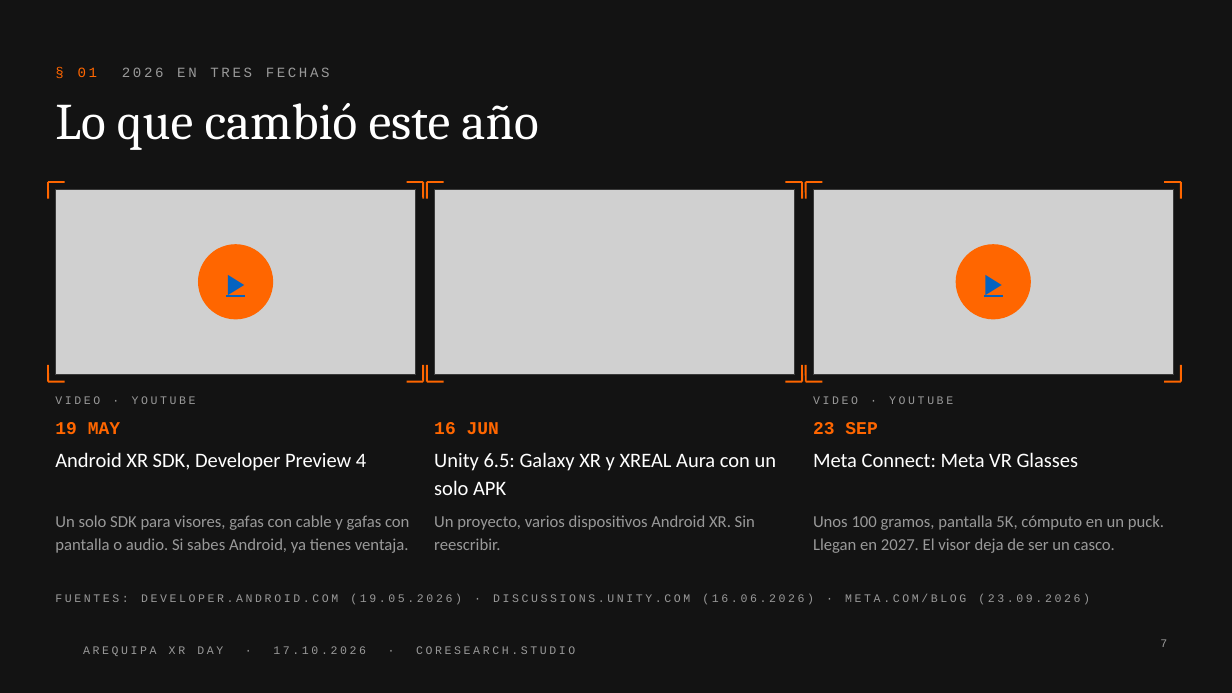
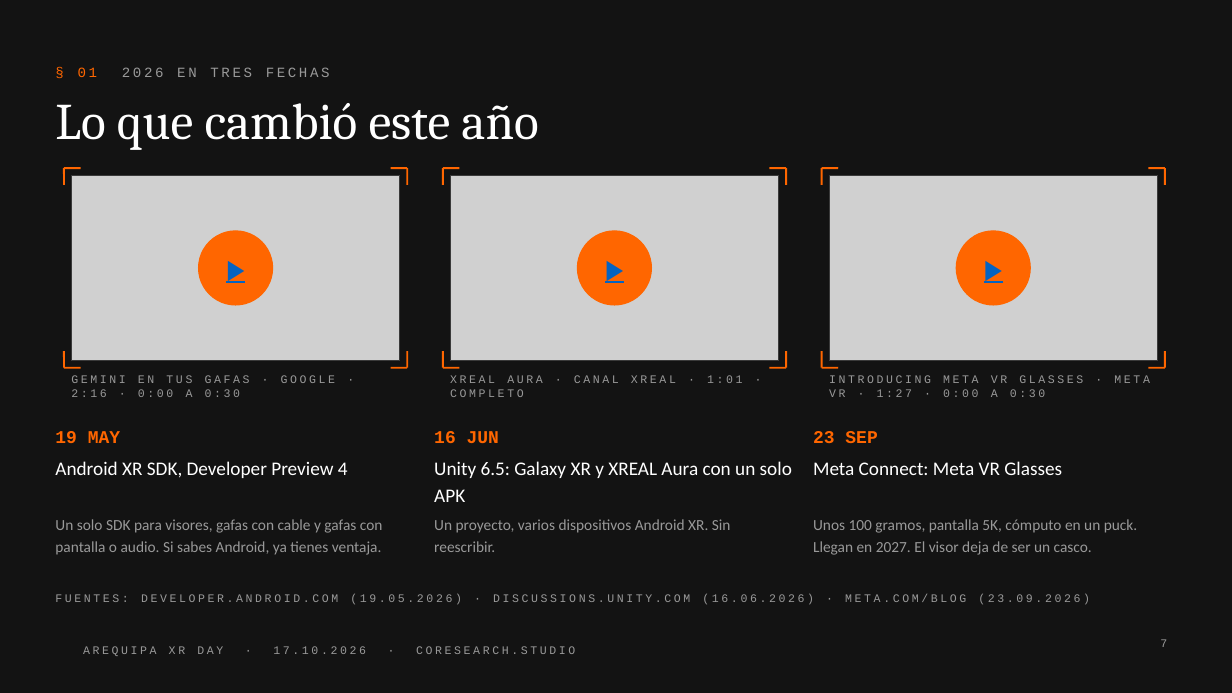
Before and after one commit to Me7aBen/gdg-codelabs, a slide deck: slide 7 of unity-seis-industrias.pptx. Drawn at 1232x693 pixels with LibreOffice and Linux fonts; fonts in the diff are those of the drawing; grey boxes stand for pictures; background and template pictures are left out. Boxes give left, top, right and bottom in pixels: in the first picture for what was removed or moved away, otherwise in the second. Text is boxed around its words. In the diff, an @@ line names an element or a change of style, - is before the commit and + after.

Commit message:
charla: clips cortos oficiales, lámina de Android XR, fotos en proporción y QR de LinkedIn y Coresearch

```diff
--- a/unity-seis-industrias.pptx
+++ b/unity-seis-industrias.pptx
@@ rectangle: place and size @@
-rectangle at box(55, 189, 416, 374)
+rectangle at box(71, 176, 400, 360)
@@ picture: place and size @@
-picture at box(55, 189, 416, 374)
+picture at box(71, 176, 400, 360)
@@ rectangle: place and size @@
-rectangle at box(434, 189, 795, 374)
+rectangle at box(450, 176, 779, 360)
@@ picture: place and size @@
-picture at box(434, 189, 795, 374)
+picture at box(450, 176, 779, 360)
@@ rectangle: place and size @@
-rectangle at box(813, 189, 1174, 374)
+rectangle at box(829, 176, 1158, 360)
@@ picture: place and size @@
-picture at box(813, 189, 1174, 374)
+picture at box(829, 176, 1158, 360)
@@ ellipse added at box(578, 231, 652, 305), fill #FF6600, outline #FF6600 1 pt @@
@@ text added at box(578, 231, 652, 305), 22 pt, text #0563C1, underline @@
+▶
@@ 2 ellipses, 2 texts: place and size @@
-2 ellipses, 2 texts at box(199, 245, 1031, 319)
+2 ellipses, 2 texts at box(199, 231, 1031, 305)
@@ 12 lines: place and size @@
-12 lines at box(48, 182, 823, 382)
+12 lines at box(64, 168, 838, 368)
@@ 12 lines: place and size @@
-12 lines at box(407, 182, 1181, 382)
+12 lines at box(391, 168, 1165, 368)
@@ text at box(71, 375, 241, 397): text changed @@
-VIDEO · YOUTUBE
+GEMINI EN TUS GAFAS · GOOGLE · 2:16 · 0:00 A 0:30
@@ text added at box(450, 375, 742, 383), 9 pt, text #999999 @@
+XREAL AURA · CANAL XREAL · 1:01 · COMPLETO
@@ text added at box(829, 375, 1045, 397), 9 pt, text #999999 @@
+INTRODUCING META VR GLASSES · META VR · 1:27 · 0:00 A 0:30
@@ text removed at box(813, 396, 953, 404) @@
-VIDEO · YOUTUBE
@@ 3 texts: place and size @@
-3 texts at box(55, 422, 877, 434)
+3 texts at box(55, 431, 877, 443)
@@ text "Android XR SDK, Developer Preview ...": place and size @@
-text "Android XR SDK, Developer Preview ..." at box(55, 452, 366, 471)
+text "Android XR SDK, Developer Preview ..." at box(55, 461, 348, 478)
@@ text "Unity 6.5: Galaxy XR y ...": place and size @@
-text "Unity 6.5: Galaxy XR y ..." at box(434, 452, 777, 495)
+text "Unity 6.5: Galaxy XR y ..." at box(434, 461, 792, 502)
@@ size 16 to 15 pt in 3 elements at box(55, 461, 348, 478), box(434, 461, 792, 502), box(813, 461, 1062, 475) @@
@@ text "Meta Connect: Meta VR Glasses": place and size @@
-text "Meta Connect: Meta VR Glasses" at box(813, 452, 1079, 467)
+text "Meta Connect: Meta VR Glasses" at box(813, 461, 1062, 475)
@@ size 13 to 12 pt in 3 elements at box(55, 519, 383, 555), box(434, 519, 731, 552), box(813, 519, 1138, 555) @@
```
Also in this commit, not shown: 6 other slides changed, 1 slide added, 20 other files.
